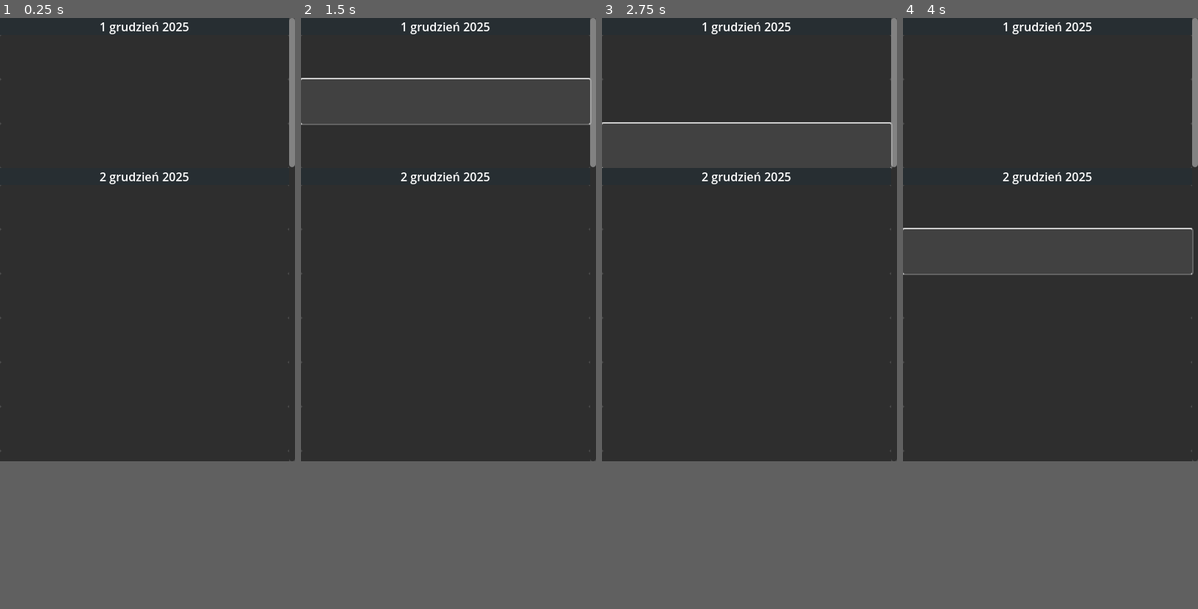
Above: before the commit, frames 1-4 (left to right).
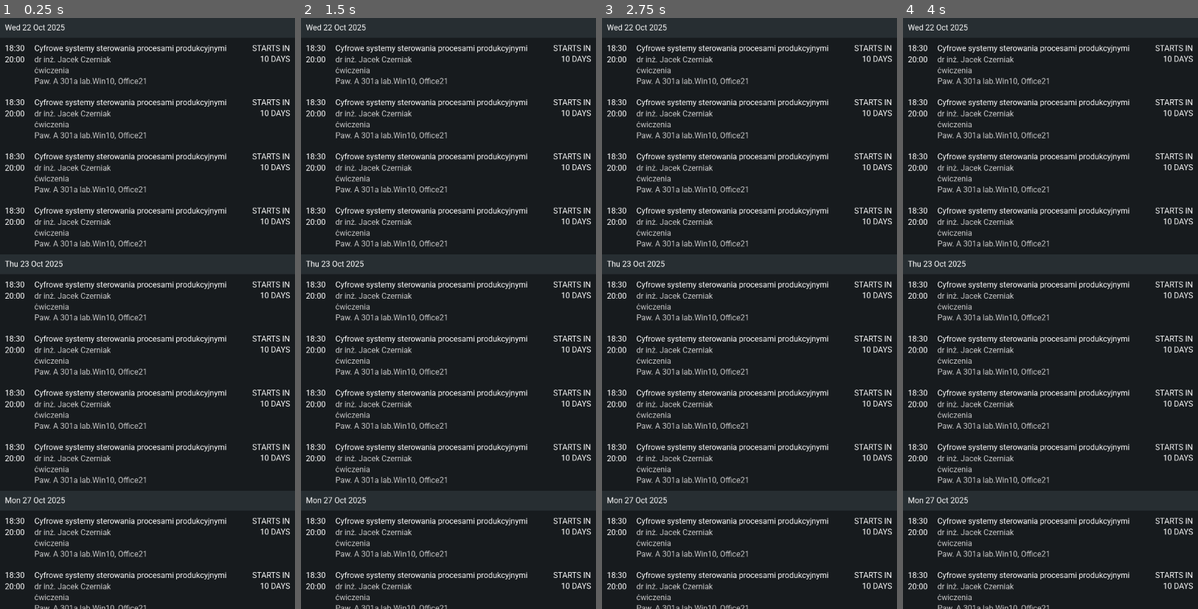
Above: after the commit, the same moments.

Repository: NeoNeqs/calendar
Game: Godot game, scene res://main.tscn
The game is run twice, just before and just after one commit, with the same random seed, the same clock (stepped at 60 frames per second) and the same inputs.
Inputs (mouse positions are in pixels of both pictures, inside the frame that each line leads up to):
- Up to frame 1 (0.25 s): no input
- Up to frame 2 (1.5 s): click (445, 59) at 0.52 s; click (445, 100) at 1.27 s
- Up to frame 3 (2.75 s): click (746, 148) at 2.02 s
- Up to frame 4 (4 s): click (1047, 207) at 2.77 s; click (1047, 254) at 3.52 s
In our replay, the window is 400x600 before the commit and 400x800 after it. These sizes can differ from the game's own. Grey fills any space a smaller window leaves; there, only what the larger window draws over its background counts as a difference.

The runs differ from the first frame. In frame 1, 10% of the frame differs, in the area x 0-100%, y 0-100%; in frame 2, 17%; in frame 3, 17%; in frame 4, 17%.

Commit message:
Smooth scroll attempt.

Diff:
--- /dev/null
+++ b/event.gd
@@ -0,0 +1,2 @@
+class_name EventNode
+extends HBoxContainer
--- /dev/null
+++ b/event_node.tscn
@@ -0,0 +1,73 @@
+[gd_scene load_steps=4 format=3 uid="uid://bswn5h3q60jha"]
+
+[ext_resource type="Script" uid="uid://db0c746o3hhd1" path="res://event.gd" id="1_jst18"]
+
+[sub_resource type="StyleBoxFlat" id="StyleBoxFlat_jst18"]
+bg_color = Color(0.09019608, 0.105882354, 0.11764706, 1)
+
+[sub_resource type="LabelSettings" id="LabelSettings_jst18"]
+font_color = Color(0.78775924, 0.78775924, 0.78775924, 1)
+
+[node name="PanelContainer" type="PanelContainer"]
+anchors_preset = 15
+anchor_right = 1.0
+anchor_bottom = 1.0
+grow_horizontal = 2
+grow_vertical = 2
+mouse_filter = 1
+theme_override_styles/panel = SubResource("StyleBoxFlat_jst18")
+
+[node name="MarginContainer" type="MarginContainer" parent="."]
+layout_mode = 2
+theme_override_constants/margin_left = 10
+theme_override_constants/margin_top = 12
+theme_override_constants/margin_right = 10
+theme_override_constants/margin_bottom = 12
+
+[node name="EventNode" type="HBoxContainer" parent="MarginContainer"]
+layout_mode = 2
+theme_override_constants/separation = 20
+script = ExtResource("1_jst18")
+
+[node name="Col1" type="VBoxContainer" parent="MarginContainer/EventNode"]
+layout_mode = 2
+size_flags_horizontal = 0
+
+[node name="Label" type="Label" parent="MarginContainer/EventNode/Col1"]
+layout_mode = 2
+text = "18:30"
+
+[node name="Label2" type="Label" parent="MarginContainer/EventNode/Col1"]
+layout_mode = 2
+text = "20:00"
+
+[node name="Col2" type="VBoxContainer" parent="MarginContainer/EventNode"]
+layout_mode = 2
+size_flags_horizontal = 3
+
+[node name="Label" type="Label" parent="MarginContainer/EventNode/Col2"]
+custom_minimum_size = Vector2(100, 1)
+layout_mode = 2
+size_flags_vertical = 1
+text = "Cyfrowe systemy sterowania procesami produkcyjnymi"
+autowrap_mode = 2
+
+[node name="Label2" type="Label" parent="MarginContainer/EventNode/Col2"]
+custom_minimum_size = Vector2(100, 0)
+layout_mode = 2
+size_flags_vertical = 0
+text = "dr inż. Jacek Czerniak
+ćwiczenia
+Paw. A 301a lab.Win10, Office21"
+label_settings = SubResource("LabelSettings_jst18")
+autowrap_mode = 2
+
+[node name="Col3" type="VBoxContainer" parent="MarginContainer/EventNode"]
+layout_mode = 2
+size_flags_horizontal = 8
+
+[node name="Label" type="Label" parent="MarginContainer/EventNode/Col3"]
+layout_mode = 2
+text = "STARTS IN
+10 DAYS"
+horizontal_alignment = 2
--- a/label.gd
+++ b/label.gd
@@ -7,11 +7,15 @@
 var index: int
 
 func _process(_delta: float) -> void:
-	if self.global_position.y <= 0 and scroll.scroll_direction >= 0:
+	#and scroll.scroll_direction >= 0
+	if self.global_position.y <= 0 :
 		if self.index - 1 == scroll.active_index:
 			fixed_label.text = self.text
 			scroll.active_index = self.index
-	if self.global_position.y >= 0 and scroll.scroll_direction <= 0:
+			scroll.labels[self.index].z_index = 0
+	#and scroll.scroll_direction <= 0
+	if self.global_position.y > 0 :
 		if self.index == scroll.active_index:
 			scroll.active_index = clampi(self.index - 1, 0, scroll.labels.size())
 			fixed_label.text = scroll.labels[scroll.active_index].text
+			scroll.labels[self.index].z_index = 1
--- a/label.tscn
+++ b/label.tscn
@@ -3,10 +3,15 @@
 [ext_resource type="Script" uid="uid://c7ih40oi3ci5y" path="res://label.gd" id="1_y38sv"]
 
 [sub_resource type="StyleBoxFlat" id="StyleBoxFlat_0xm2m"]
+content_margin_left = 10.0
 bg_color = Color(0.15294118, 0.18039216, 0.19607843, 1)
 
 [node name="Label" type="Label"]
+z_index = 1
+custom_minimum_size = Vector2(0, 40)
+offset_right = 298.0
+offset_bottom = 23.0
 mouse_filter = 1
 theme_override_styles/normal = SubResource("StyleBoxFlat_0xm2m")
-horizontal_alignment = 1
+vertical_alignment = 1
 script = ExtResource("1_y38sv")
--- a/main.gd
+++ b/main.gd
@@ -1,47 +1,36 @@
-extends ScrollContainer
-class_name Scroller
+extends Control
 
-var labels: Array[Label]
+@onready var control: Scroller = $Control
 
-var active_index := 0:
-	get(): return active_index
-	set(v):
-		active_index = v;
-		for i: int in labels.size():
-			labels[i].set_process(i == active_index or i == active_index + 1)
+var scroll: int = 0
 
-var scroll_direction: int = 0
-var _prev_scroll_vertical: int = 0
+var t: Tween
 
-func _ready() -> void:
-	set_process(false)
-	scroll_started.connect(func() -> void: set_process(true))
-	scroll_ended.connect(func() -> void: set_process(false))
-	var index := 0
+func _gui_input(event: InputEvent) -> void:
+	if event is InputEventMouseButton:
+		if event.button_index == MOUSE_BUTTON_WHEEL_UP:
+			if event.pressed:
+				scroll += 1
+				set_process(true)
 
-	for child: Node in get_child(0).get_children():
-		if child is BetterLabel:
-			child.index = index
-			index += 1
-			labels.append(child)
+		elif event.button_index == MOUSE_BUTTON_WHEEL_DOWN:
+			if event.pressed:
+				scroll += -1
+				set_process(true)
 
 
-func _process(_delta: float) -> void:
-	scroll_direction = scroll_vertical - _prev_scroll_vertical
-	_prev_scroll_vertical = scroll_vertical
+func _process(delta: float) -> void:
+	if not scroll == 0:
+		if not t or not t.is_valid():
+			t = create_tween()
+			t.tween_property(control, "scroll_vertical", control.scroll_vertical - 400 * scroll, 0.4)
+			t.tween_callback(_reset)
 
+		if t.is_running():
+			t.stop()
+			t.tween_property(control, "scroll_vertical", control.scroll_vertical - 400 * scroll, 0.4)
+			t.play()
+		set_process(false)
 
-#func _ready() -> void:
-	#var a := Time.get_ticks_usec()
-	##var parser  := ICalParser.new()
-	##var result := parser.parse()
-	#var parser  := ICalParser2.new()
-	#var result := parser.parse("res://ical.txt")
-	#if result.is_error():
-		#print(result.get_error())
-		#return
-	#var calendar := result.get_result()
-	#var b := Time.get_ticks_usec()
-	#print(b-a)
-	##print(parser.events.size())
-	##print(parser.events[10].description)
+func _reset() -> void:
+	scroll = 0
--- a/main.tscn
+++ b/main.tscn
@@ -1,12 +1,17 @@
-[gd_scene load_steps=6 format=3 uid="uid://c6k161gbm5c73"]
+[gd_scene load_steps=9 format=3 uid="uid://c6k161gbm5c73"]
 
-[ext_resource type="Script" uid="uid://c53qblkyins07" path="res://main.gd" id="1_ig7tw"]
+[ext_resource type="Script" uid="uid://bthhqsfw2t3af" path="res://main.gd" id="1_ig7tw"]
+[ext_resource type="FontFile" uid="uid://ni0yt5d8qix0" path="res://assets/Roboto-Regular.ttf" id="1_lquwl"]
+[ext_resource type="PackedScene" uid="uid://bswn5h3q60jha" path="res://event_node.tscn" id="3_1bvp3"]
+[ext_resource type="Script" uid="uid://c53qblkyins07" path="res://scroll.gd" id="3_7mycd"]
 [ext_resource type="PackedScene" uid="uid://x7vlwbgwhk54" path="res://label.tscn" id="3_h2yge"]
 [ext_resource type="Script" uid="uid://bihfauaadxcal" path="res://fixed_label.gd" id="4_1bvp3"]
 
-[sub_resource type="StyleBoxFlat" id="StyleBoxFlat_1bvp3"]
+[sub_resource type="Theme" id="Theme_7mycd"]
+default_font = ExtResource("1_lquwl")
 
 [sub_resource type="StyleBoxFlat" id="StyleBoxFlat_h2yge"]
+content_margin_left = 10.0
 bg_color = Color(0.15294118, 0.18039216, 0.19607843, 1)
 
 [node name="Control" type="Control"]
@@ -16,6 +21,8 @@
 anchor_bottom = 1.0
 grow_horizontal = 2
 grow_vertical = 2
+theme = SubResource("Theme_7mycd")
+script = ExtResource("1_ig7tw")
 
 [node name="Control" type="ScrollContainer" parent="."]
 layout_mode = 1
@@ -24,7 +31,10 @@
 anchor_bottom = 1.0
 grow_horizontal = 2
 grow_vertical = 2
-script = ExtResource("1_ig7tw")
+mouse_filter = 2
+scroll_vertical_custom_step = 10.0
+vertical_scroll_mode = 3
+script = ExtResource("3_7mycd")
 
 [node name="VBoxContainer" type="VBoxContainer" parent="Control"]
 layout_mode = 2
@@ -32,207 +42,133 @@
 size_flags_vertical = 3
 theme_override_constants/separation = 0
 
-[node name="Label" parent="Control/VBoxContainer" instance=ExtResource("3_h2yge")]
-z_index = 1
+[node name="Label1" parent="Control/VBoxContainer" instance=ExtResource("3_h2yge")]
+z_index = 0
 layout_mode = 2
-text = "1 grudzień 2025"
+text = "Wed 22 Oct 2025"
 
-[node name="Button" type="Button" parent="Control/VBoxContainer"]
-custom_minimum_size = Vector2(0, 60)
+[node name="PanelContainer" parent="Control/VBoxContainer" instance=ExtResource("3_1bvp3")]
 layout_mode = 2
-mouse_filter = 1
-theme_override_styles/disabled = SubResource("StyleBoxFlat_1bvp3")
 
-[node name="Button2" type="Button" parent="Control/VBoxContainer"]
-custom_minimum_size = Vector2(0, 60)
+[node name="PanelContainer2" parent="Control/VBoxContainer" instance=ExtResource("3_1bvp3")]
 layout_mode = 2
-mouse_filter = 1
-theme_override_styles/disabled = SubResource("StyleBoxFlat_1bvp3")
 
-[node name="Button3" type="Button" parent="Control/VBoxContainer"]
-custom_minimum_size = Vector2(0, 60)
+[node name="PanelContainer3" parent="Control/VBoxContainer" instance=ExtResource("3_1bvp3")]
 layout_mode = 2
-mouse_filter = 1
-theme_override_styles/disabled = SubResource("StyleBoxFlat_1bvp3")
+
+[node name="PanelContainer4" parent="Control/VBoxContainer" instance=ExtResource("3_1bvp3")]
+layout_mode = 2
 
 [node name="Label2" parent="Control/VBoxContainer" instance=ExtResource("3_h2yge")]
-z_index = 1
 layout_mode = 2
-text = "2 grudzień 2025"
+text = "Thu 23 Oct 2025"
 
-[node name="Button4" type="Button" parent="Control/VBoxContainer"]
-custom_minimum_size = Vector2(0, 60)
+[node name="PanelContainer5" parent="Control/VBoxContainer" instance=ExtResource("3_1bvp3")]
 layout_mode = 2
-mouse_filter = 1
-theme_override_styles/disabled = SubResource("StyleBoxFlat_1bvp3")
 
-[node name="Button5" type="Button" parent="Control/VBoxContainer"]
-custom_minimum_size = Vector2(0, 60)
+[node name="PanelContainer6" parent="Control/VBoxContainer" instance=ExtResource("3_1bvp3")]
 layout_mode = 2
-mouse_filter = 1
-theme_override_styles/disabled = SubResource("StyleBoxFlat_1bvp3")
 
-[node name="Button6" type="Button" parent="Control/VBoxContainer"]
-custom_minimum_size = Vector2(0, 60)
+[node name="PanelContainer7" parent="Control/VBoxContainer" instance=ExtResource("3_1bvp3")]
 layout_mode = 2
-mouse_filter = 1
-theme_override_styles/disabled = SubResource("StyleBoxFlat_1bvp3")
 
-[node name="Button13" type="Button" parent="Control/VBoxContainer"]
-custom_minimum_size = Vector2(0, 60)
+[node name="PanelContainer8" parent="Control/VBoxContainer" instance=ExtResource("3_1bvp3")]
 layout_mode = 2
-mouse_filter = 1
-theme_override_styles/disabled = SubResource("StyleBoxFlat_1bvp3")
-
-[node name="Button14" type="Button" parent="Control/VBoxContainer"]
-custom_minimum_size = Vector2(0, 60)
-layout_mode = 2
-mouse_filter = 1
-theme_override_styles/disabled = SubResource("StyleBoxFlat_1bvp3")
-
-[node name="Button15" type="Button" parent="Control/VBoxContainer"]
-custom_minimum_size = Vector2(0, 60)
-layout_mode = 2
-mouse_filter = 1
-theme_override_styles/disabled = SubResource("StyleBoxFlat_1bvp3")
-
-[node name="Button16" type="Button" parent="Control/VBoxContainer"]
-custom_minimum_size = Vector2(0, 60)
-layout_mode = 2
-mouse_filter = 1
-theme_override_styles/disabled = SubResource("StyleBoxFlat_1bvp3")
-
-[node name="Button7" type="Button" parent="Control/VBoxContainer"]
-custom_minimum_size = Vector2(0, 60)
-layout_mode = 2
-mouse_filter = 1
-theme_override_styles/disabled = SubResource("StyleBoxFlat_1bvp3")
-
-[node name="Label10" parent="Control/VBoxContainer" instance=ExtResource("3_h2yge")]
-z_index = 1
-layout_mode = 2
-text = "3 grudzień 2025"
-
-[node name="Button8" type="Button" parent="Control/VBoxContainer"]
-custom_minimum_size = Vector2(0, 60)
-layout_mode = 2
-mouse_filter = 1
-theme_override_styles/disabled = SubResource("StyleBoxFlat_1bvp3")
-
-[node name="Button9" type="Button" parent="Control/VBoxContainer"]
-custom_minimum_size = Vector2(0, 60)
-layout_mode = 2
-mouse_filter = 1
-theme_override_styles/disabled = SubResource("StyleBoxFlat_1bvp3")
-
-[node name="Button17" type="Button" parent="Control/VBoxContainer"]
-custom_minimum_size = Vector2(0, 60)
-layout_mode = 2
-mouse_filter = 1
-theme_override_styles/disabled = SubResource("StyleBoxFlat_1bvp3")
-
-[node name="Button18" type="Button" parent="Control/VBoxContainer"]
-custom_minimum_size = Vector2(0, 60)
-layout_mode = 2
-mouse_filter = 1
-theme_override_styles/disabled = SubResource("StyleBoxFlat_1bvp3")
-
-[node name="Button19" type="Button" parent="Control/VBoxContainer"]
-custom_minimum_size = Vector2(0, 60)
-layout_mode = 2
-mouse_filter = 1
-theme_override_styles/disabled = SubResource("StyleBoxFlat_1bvp3")
-
-[node name="Button20" type="Button" parent="Control/VBoxContainer"]
-custom_minimum_size = Vector2(0, 60)
-layout_mode = 2
-mouse_filter = 1
-theme_override_styles/disabled = SubResource("StyleBoxFlat_1bvp3")
-
-[node name="Button10" type="Button" parent="Control/VBoxContainer"]
-custom_minimum_size = Vector2(0, 60)
-layout_mode = 2
-mouse_filter = 1
-theme_override_styles/disabled = SubResource("StyleBoxFlat_1bvp3")
-
-[node name="Button11" type="Button" parent="Control/VBoxContainer"]
-custom_minimum_size = Vector2(0, 60)
-layout_mode = 2
-mouse_filter = 1
-theme_override_styles/disabled = SubResource("StyleBoxFlat_1bvp3")
 
 [node name="Label3" parent="Control/VBoxContainer" instance=ExtResource("3_h2yge")]
-z_index = 7
 layout_mode = 2
-text = "5 grudzień 2025"
+text = "Mon 27 Oct 2025"
 
-[node name="Button12" type="Button" parent="Control/VBoxContainer"]
-custom_minimum_size = Vector2(0, 60)
+[node name="PanelContainer9" parent="Control/VBoxContainer" instance=ExtResource("3_1bvp3")]
 layout_mode = 2
-mouse_filter = 1
-theme_override_styles/disabled = SubResource("StyleBoxFlat_1bvp3")
 
-[node name="Button21" type="Button" parent="Control/VBoxContainer"]
-custom_minimum_size = Vector2(0, 60)
+[node name="PanelContainer10" parent="Control/VBoxContainer" instance=ExtResource("3_1bvp3")]
 layout_mode = 2
-mouse_filter = 1
-theme_override_styles/disabled = SubResource("StyleBoxFlat_1bvp3")
 
-[node name="Button22" type="Button" parent="Control/VBoxContainer"]
-custom_minimum_size = Vector2(0, 60)
+[node name="PanelContainer11" parent="Control/VBoxContainer" instance=ExtResource("3_1bvp3")]
 layout_mode = 2
-mouse_filter = 1
-theme_override_styles/disabled = SubResource("StyleBoxFlat_1bvp3")
 
-[node name="Button23" type="Button" parent="Control/VBoxContainer"]
-custom_minimum_size = Vector2(0, 60)
+[node name="PanelContainer12" parent="Control/VBoxContainer" instance=ExtResource("3_1bvp3")]
 layout_mode = 2
-mouse_filter = 1
-theme_override_styles/disabled = SubResource("StyleBoxFlat_1bvp3")
 
-[node name="Button24" type="Button" parent="Control/VBoxContainer"]
-custom_minimum_size = Vector2(0, 60)
+[node name="PanelContainer13" parent="Control/VBoxContainer" instance=ExtResource("3_1bvp3")]
 layout_mode = 2
-mouse_filter = 1
-theme_override_styles/disabled = SubResource("StyleBoxFlat_1bvp3")
 
-[node name="Button29" type="Button" parent="Control/VBoxContainer"]
-custom_minimum_size = Vector2(0, 60)
+[node name="PanelContainer14" parent="Control/VBoxContainer" instance=ExtResource("3_1bvp3")]
 layout_mode = 2
-mouse_filter = 1
-theme_override_styles/disabled = SubResource("StyleBoxFlat_1bvp3")
 
-[node name="Button25" type="Button" parent="Control/VBoxContainer"]
-custom_minimum_size = Vector2(0, 60)
+[node name="PanelContainer15" parent="Control/VBoxContainer" instance=ExtResource("3_1bvp3")]
 layout_mode = 2
-mouse_filter = 1
-theme_override_styles/disabled = SubResource("StyleBoxFlat_1bvp3")
 
-[node name="Button26" type="Button" parent="Control/VBoxContainer"]
-custom_minimum_size = Vector2(0, 60)
+[node name="Label4" parent="Control/VBoxContainer" instance=ExtResource("3_h2yge")]
 layout_mode = 2
-mouse_filter = 1
-theme_override_styles/disabled = SubResource("StyleBoxFlat_1bvp3")
+text = "Tue 28 Oct 2025"
 
-[node name="Button27" type="Button" parent="Control/VBoxContainer"]
-custom_minimum_size = Vector2(0, 60)
+[node name="PanelContainer16" parent="Control/VBoxContainer" instance=ExtResource("3_1bvp3")]
 layout_mode = 2
-mouse_filter = 1
-theme_override_styles/disabled = SubResource("StyleBoxFlat_1bvp3")
 
-[node name="Button28" type="Button" parent="Control/VBoxContainer"]
-custom_minimum_size = Vector2(0, 60)
+[node name="PanelContainer17" parent="Control/VBoxContainer" instance=ExtResource("3_1bvp3")]
 layout_mode = 2
-mouse_filter = 1
-theme_override_styles/disabled = SubResource("StyleBoxFlat_1bvp3")
+
+[node name="PanelContainer18" parent="Control/VBoxContainer" instance=ExtResource("3_1bvp3")]
+layout_mode = 2
+
+[node name="PanelContainer19" parent="Control/VBoxContainer" instance=ExtResource("3_1bvp3")]
+layout_mode = 2
+
+[node name="PanelContainer20" parent="Control/VBoxContainer" instance=ExtResource("3_1bvp3")]
+layout_mode = 2
+
+[node name="PanelContainer21" parent="Control/VBoxContainer" instance=ExtResource("3_1bvp3")]
+layout_mode = 2
+
+[node name="PanelContainer22" parent="Control/VBoxContainer" instance=ExtResource("3_1bvp3")]
+layout_mode = 2
+
+[node name="PanelContainer23" parent="Control/VBoxContainer" instance=ExtResource("3_1bvp3")]
+layout_mode = 2
+
+[node name="PanelContainer24" parent="Control/VBoxContainer" instance=ExtResource("3_1bvp3")]
+layout_mode = 2
+
+[node name="PanelContainer25" parent="Control/VBoxContainer" instance=ExtResource("3_1bvp3")]
+layout_mode = 2
+
+[node name="PanelContainer26" parent="Control/VBoxContainer" instance=ExtResource("3_1bvp3")]
+layout_mode = 2
+
+[node name="PanelContainer27" parent="Control/VBoxContainer" instance=ExtResource("3_1bvp3")]
+layout_mode = 2
+
+[node name="PanelContainer28" parent="Control/VBoxContainer" instance=ExtResource("3_1bvp3")]
+layout_mode = 2
+
+[node name="PanelContainer29" parent="Control/VBoxContainer" instance=ExtResource("3_1bvp3")]
+layout_mode = 2
+
+[node name="PanelContainer30" parent="Control/VBoxContainer" instance=ExtResource("3_1bvp3")]
+layout_mode = 2
+
+[node name="PanelContainer31" parent="Control/VBoxContainer" instance=ExtResource("3_1bvp3")]
+layout_mode = 2
+
+[node name="PanelContainer32" parent="Control/VBoxContainer" instance=ExtResource("3_1bvp3")]
+layout_mode = 2
+
+[node name="PanelContainer33" parent="Control/VBoxContainer" instance=ExtResource("3_1bvp3")]
+layout_mode = 2
+
+[node name="PanelContainer34" parent="Control/VBoxContainer" instance=ExtResource("3_1bvp3")]
+layout_mode = 2
 
 [node name="FixedLabel" type="Label" parent="."]
-z_index = 1000
 y_sort_enabled = true
-layout_mode = 0
-offset_right = 392.0
+custom_minimum_size = Vector2(0, 40)
+layout_mode = 1
+anchors_preset = 10
+anchor_right = 1.0
 offset_bottom = 23.0
+grow_horizontal = 2
 theme_override_styles/normal = SubResource("StyleBoxFlat_h2yge")
-text = "1 grudzień 2025"
-horizontal_alignment = 1
+vertical_alignment = 1
 script = ExtResource("4_1bvp3")
--- a/project.godot
+++ b/project.godot
@@ -13,7 +13,6 @@
 config/name="calendar"
 run/main_scene="uid://c6k161gbm5c73"
 config/features=PackedStringArray("4.5", "Mobile")
-run/max_fps=30
 config/icon="res://icon.svg"
 
 [debug]
@@ -22,8 +21,8 @@
 
 [display]
 
-window/size/viewport_width=400
-window/size/viewport_height=600
+window/size/viewport_width=600
+window/size/viewport_height=1200
 
 [dotnet]
 
--- /dev/null
+++ b/scroll.gd
@@ -0,0 +1,55 @@
+extends ScrollContainer
+class_name Scroller
+
+var labels: Array[Label]
+@onready var fixed_label: Label = $"../FixedLabel"
+
+var active_index := 0:
+	get(): return active_index
+	set(v):
+		active_index = v;
+		for i: int in labels.size():
+			labels[i].set_process(i == active_index or i == active_index + 1)
+
+#var scroll_direction: int = 0
+#var _prev_scroll_vertical: int = 0
+
+
+
+
+func _ready() -> void:
+	set_process(false)
+	scroll_started.connect(func() -> void: set_process(true))
+	scroll_ended.connect(func() -> void: set_process(false))
+	var index := 0
+
+	for child: Node in get_child(0).get_children():
+		if child is BetterLabel:
+			child.index = index
+			index += 1
+			labels.append(child)
+
+	fixed_label.text = labels[0].text
+	for i: int in 10:
+		await  get_tree().physics_frame
+
+
+#func _process(_delta: float) -> void:
+	#scroll_direction = scroll_vertical - _prev_scroll_vertical
+	#_prev_scroll_vertical = scroll_vertical
+
+
+#func _ready() -> void:
+	#var a := Time.get_ticks_usec()
+	##var parser  := ICalParser.new()
+	##var result := parser.parse()
+	#var parser  := ICalParser2.new()
+	#var result := parser.parse("res://ical.txt")
+	#if result.is_error():
+		#print(result.get_error())
+		#return
+	#var calendar := result.get_result()
+	#var b := Time.get_ticks_usec()
+	#print(b-a)
+	##print(parser.events.size())
+	##print(parser.events[10].description)
Binary file added: assets/Roboto-Regular.ttf
Not shown, added: assets/Roboto-Regular.ttf.import
Binary file added: assets/Roboto-VariableFont_wdth,wght.ttf
Not shown, added: assets/Roboto-VariableFont_wdth,wght.ttf.import
Not shown, added: event.gd.uid
Not shown, changed: main.gd.uid
Not shown, added: scroll.gd.uid
